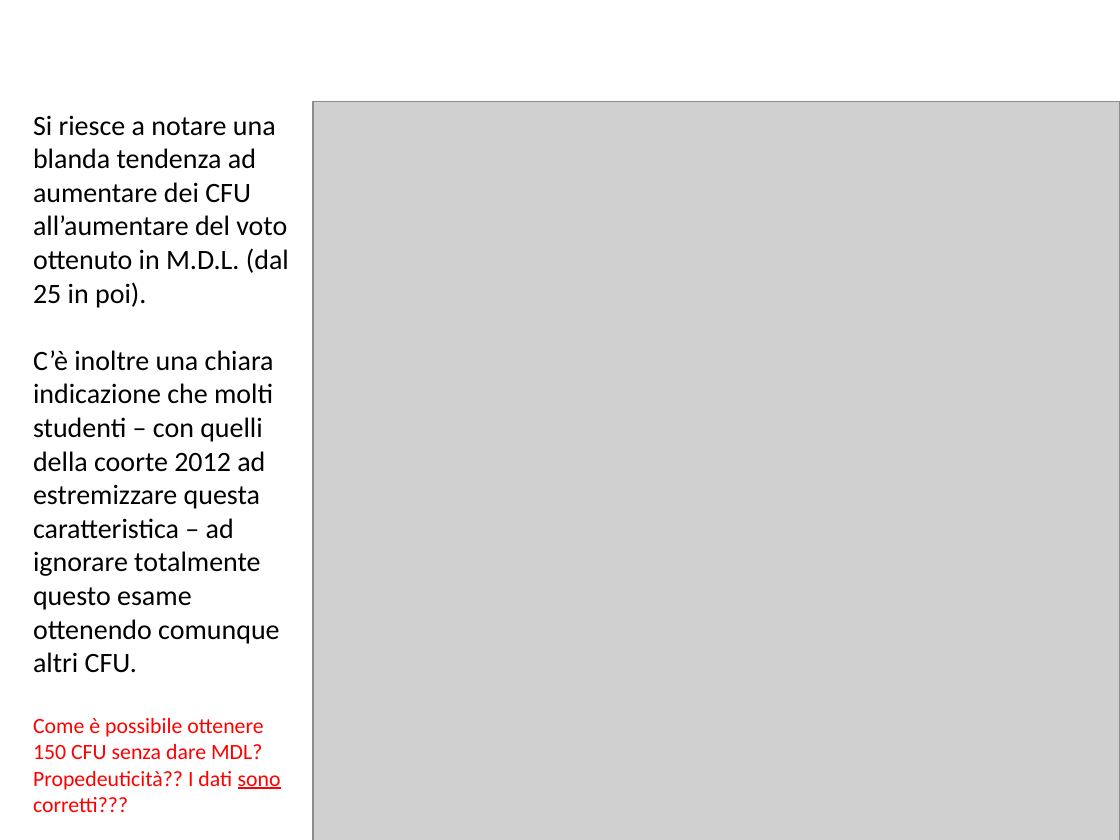
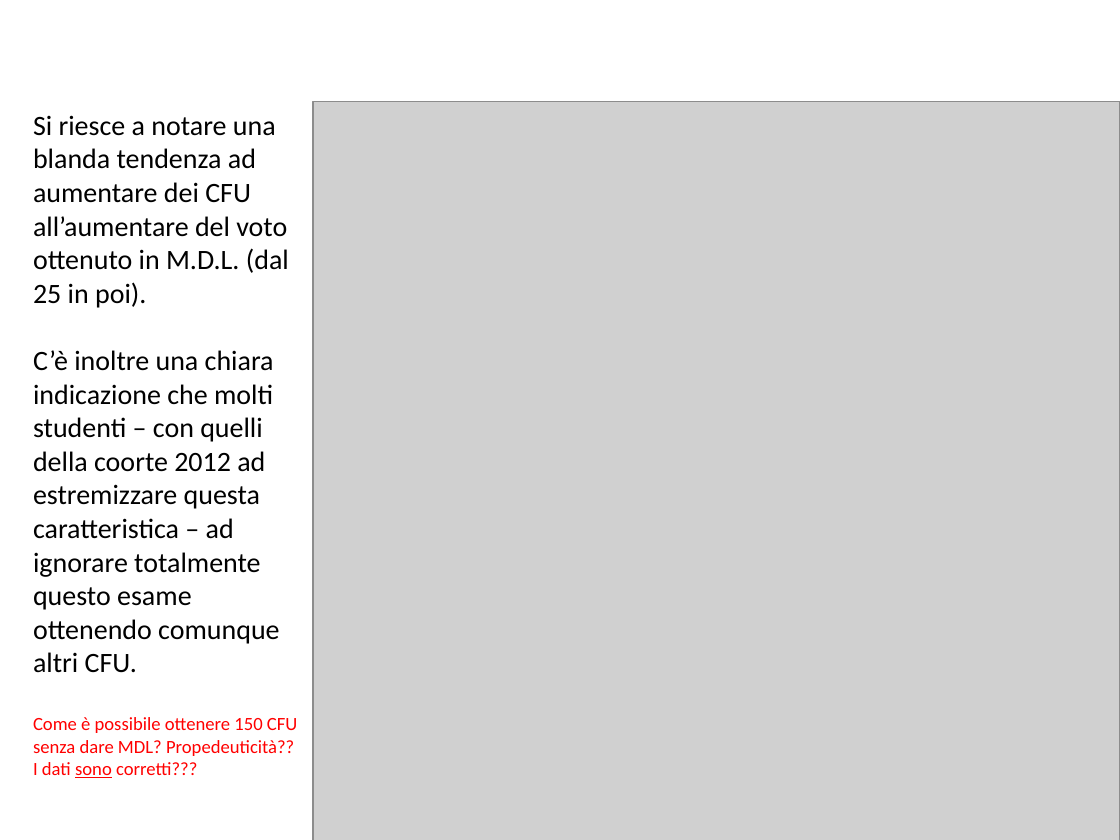
Before and after one commit to BlacknDecker/unifi, a slide deck: slide 21 of relazione.pptx. Drawn at 1120x840 pixels with LibreOffice and Linux fonts; fonts in the diff are those of the drawing; grey boxes stand for pictures; background and template pictures are left out. Boxes give left, top, right and bottom in pixels: in the first picture for what was removed or moved away, otherwise in the second. Text is boxed around its words. In the diff, an @@ line names an element or a change of style, - is before the commit and + after.

```diff
--- a/relazione.pptx
+++ b/relazione.pptx
@@ text at [33,717,297,778]: size 14 to 12 pt in "Come è possibile ottenere 150 CFU senza ..." @@
```
Also in this commit, not shown: 3 other slides changed, 6 slides added.
